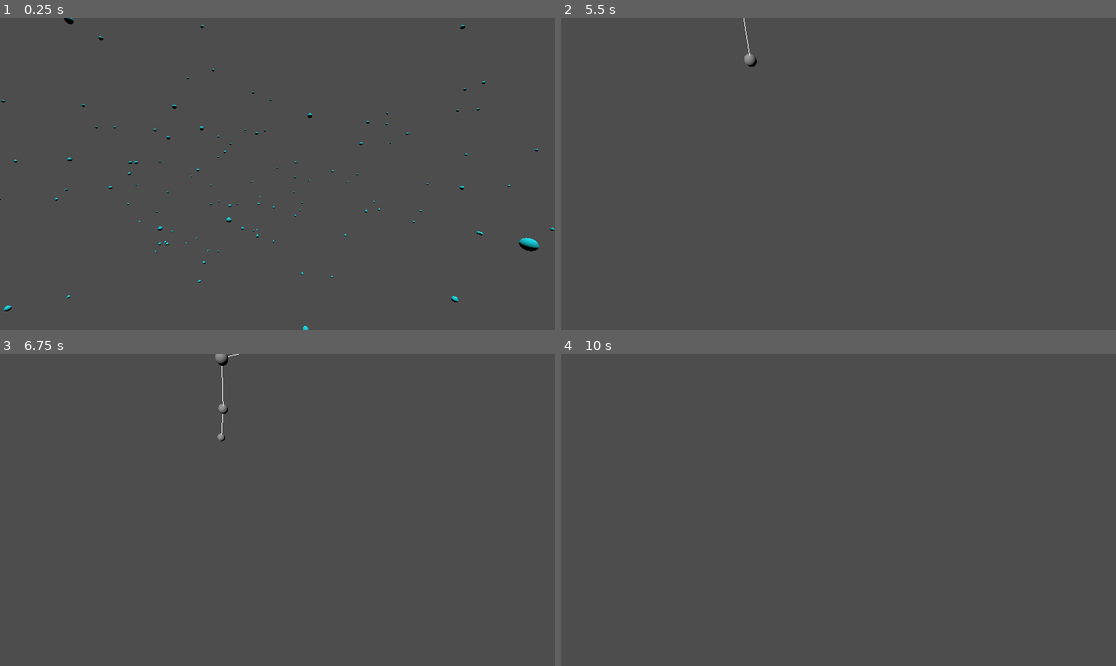
Above: before the commit, frames 1-4 (two rows, left to right).
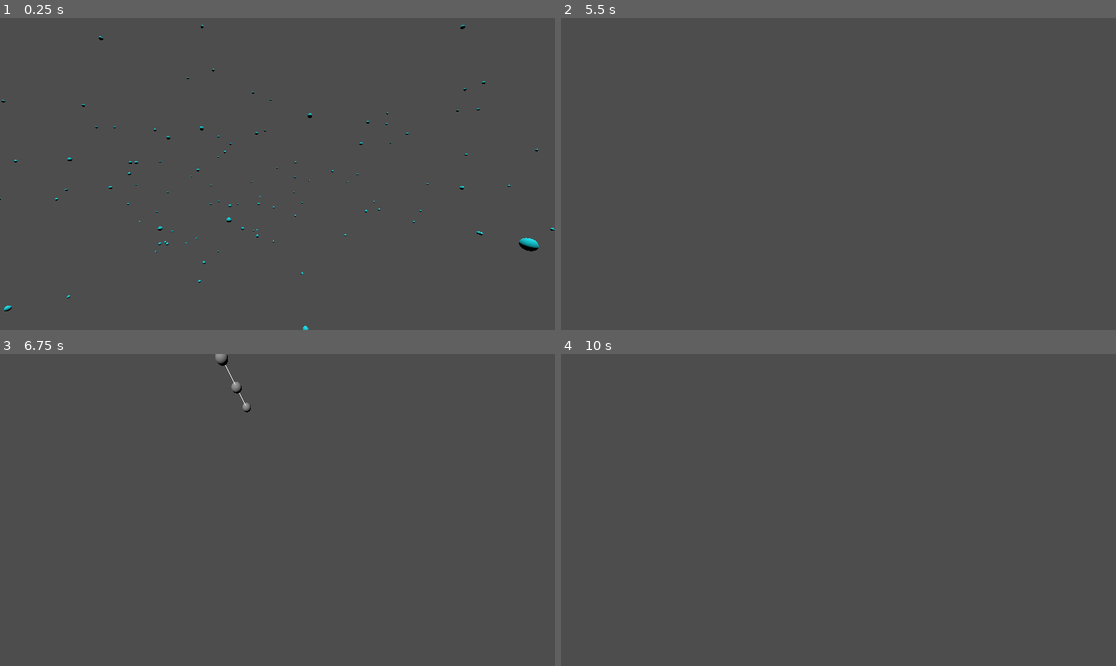
Above: after the commit, the same moments.

Repository: ayylol/tree_roots
Game: Godot game, scene res://default_scene.tscn
Same seed, same stepped clock (60 frames per second), same inputs: the game is played once before the commit and once after it.
Inputs (mouse positions are in pixels of both pictures, inside the frame that each line leads up to):
- Up to frame 1 (0.25 s): no input
- Up to frame 2 (5.5 s): tap Enter at 0.5, 2, 3.5 s; move the mouse to (960, 158) at 0.52 s; hold E (Decimate) 0.53-1.28 s; tap Space (StepSCA) at 0.6, 1.25, 1.55, 2.3, 2.75, 3.05, 3.6, 4.25, 4.55, 5.3 s; move the mouse to (727, 189) at 1.27 s; tap W (ClearPoints) at 1.35 s; move the mouse to (894, 105) at 2.02 s; hold Middle mouse button (MoveCamera) 2.03-2.78 s; hold E (Decimate) 2.03-3.53 s; move the mouse to (810, 236) at 2.77 s; tap R (Output) at 2.85 s; move the mouse to (1005, 220) at 3.52 s; move the mouse to (672, 127) at 4.27 s; tap Mouse wheel up (ZoomIn) at 4.35 s; move the mouse to (866, 174) at 5.02 s; hold Mouse wheel down (ZoomOut) from 5.03 s (still down)
- Up to frame 3 (6.75 s): move the mouse to (194, 432) at 5.77 s; release Mouse wheel down (ZoomOut) at 5.78 s; hold E (Decimate) from 5.78 s (still down); tap Space (StepSCA) at 5.85 s; move the mouse to (399, 494) at 6.52 s; tap W (ClearPoints) at 6.6 s
- Up to frame 4 (10 s): tap Space (StepSCA) at 6.8, 7.55, 8.3, 8.85, 9.8 s; move the mouse to (727, 525) at 7.27 s; tap Middle mouse button (MoveCamera) at 7.35 s; move the mouse to (894, 441) at 8.02 s; release E (Decimate) at 8.03 s; tap R (Output) at 8.1 s; move the mouse to (810, 572) at 8.77 s; move the mouse to (1005, 556) at 9.52 s; hold E (Decimate) from 9.53 s (still down); hold Mouse wheel up (ZoomIn) from 9.53 s (still down)

The runs differ from the first frame. In frame 1, less than 0.1% of the frame differs, in the area x 11-83%, y 0-92%; in frame 2, less than 0.1%; in frame 3, 0.2%, in the area x 39-46%, y 0-29%; in frame 4, nothing differs.

Commit message:
Add counting how many attractors affect a node

Diff:
--- a/attractor_area.gd
+++ b/attractor_area.gd
@@ -82,13 +82,16 @@
 	for p in PointsParent.get_children():
 		var c = p.get_closest()
 		if c == null: continue
-		to_extend[c]=0
+		if(!to_extend.has(c)):
+			to_extend[c]=1
+		else:
+			to_extend[c]+=1
 		# Add normalized direction to node
 		c.extend_dir += (p.global_position-c.global_position).normalized()#*randf_range(0.1,1.0)
 
 	# For each node influenced extend in direction sum multiplied by segment length
 	for n in to_extend.keys():
-		print(n.global_position)
+		print(n.global_position," closest to ", to_extend[n], " nodes")
 		n.extend(segment_length)
 	print("Done SCA Step\n")
 	counter+=1
--- a/attractor_point.gd
+++ b/attractor_point.gd
@@ -26,8 +26,9 @@
 	for n in neighborhoods.get_children():
 		params.shape = n.get_child(0).shape
 		params.transform = n.global_transform
-		var result = space3d.intersect_shape(params)
+		var result = space3d.intersect_shape(params, 128)
 		if (!result.is_empty()):
+			#print("checking: ", result.size(), " nodes")
 			if(i==0):
 				queue_free()
 				break
--- a/default_scene.tscn
+++ b/default_scene.tscn
@@ -15,6 +15,6 @@
 
 [node name="AttractorArea" parent="." instance=ExtResource("2_nunxf")]
 transform = Transform3D(1, 0, 0, 0, 1, 0, 0, 0, 1, -0.267563, 4.06091, 0.482758)
-max_attractors = 210
+max_attractors = 200
 destroy_dist = 2.0
-segment_length = 0.6
+segment_length = 0.4
